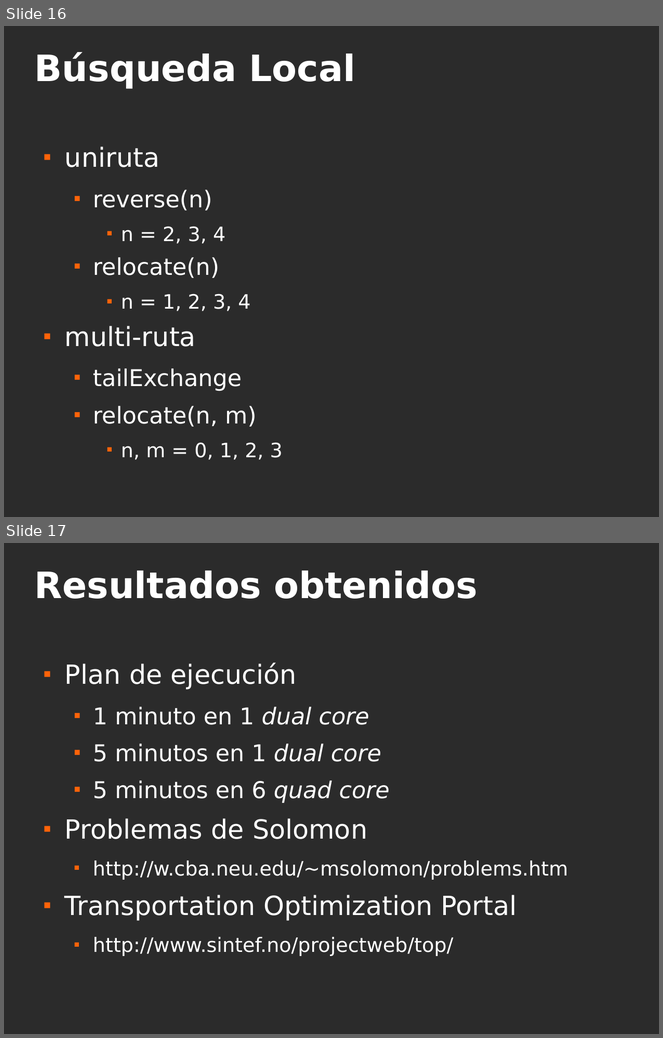
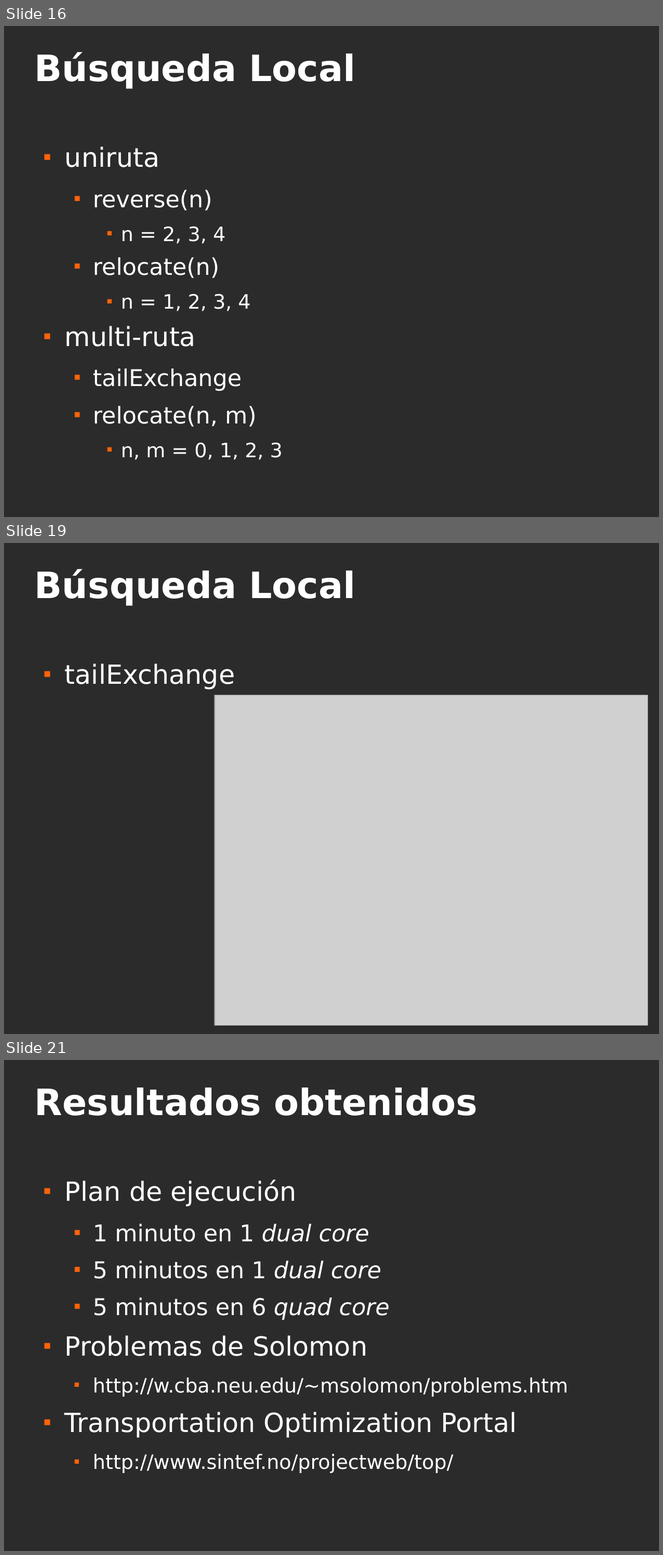
Before and after one commit to tulsidas/RAR-RARV, a slide deck: tesis.odp. Shown one above the other, each under a label of ours: slides 16 and 17 before the commit, slides 16, 19 and 21 after it; the slides between them are not shown. The pictures are 663x1038 and 663x1555 pixels, drawn with LibreOffice and Linux fonts; fonts in the diff are those of the drawing; grey boxes stand for pictures; background and template pictures are left out; a plain dark background stands for a picture behind light text. Boxes give left, top, right and bottom in pixels: in the first picture for what was removed or moved away, otherwise in the second. Text is boxed around its words. In the diff, an @@ line names an element or a change of style, - is before the commit and + after.

```diff
--- a/tesis.odp
+++ b/tesis.odp
@@ slide 19 added at [4, 543, 659, 1034], background picture (left out) @@
@@ title added at [35, 569, 356, 606], 44 pt, text #FFFFFF, bold @@
+Búsqueda Local
@@ text added at [65, 664, 235, 690], 32 pt, text #FFFFFF @@
+■ tailExchange
@@ picture added at [215, 695, 648, 1027] @@
@@ what was slide 17 is now slide 21 @@
```
Also in this commit, not shown: 3 slides changed, 3 other slides added, 4 other files.
